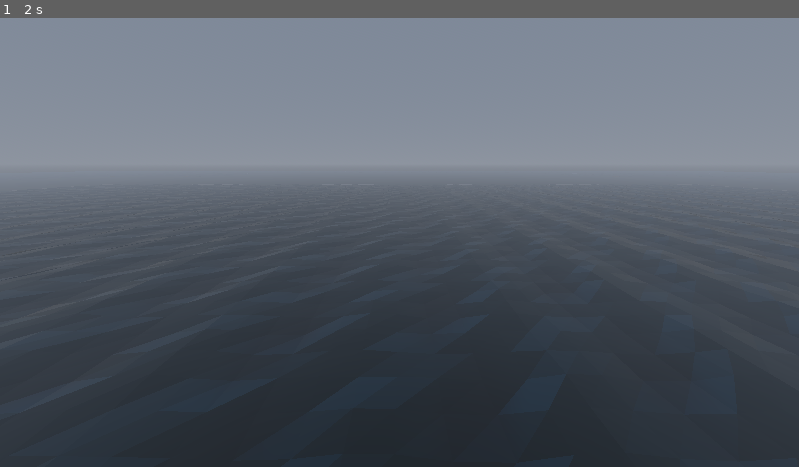
Above: before the commit, frame 1.
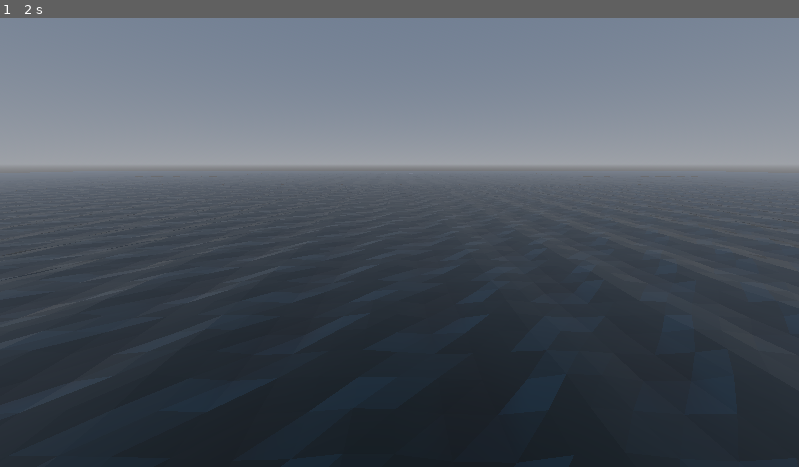
Above: after the commit, the same moment.

Repository: UrHighnez/ocean-simulation
Game: Godot game, scene res://world.tscn
Two runs of this game, one before a commit and one after it. Both use one fixed random seed, a clock stepped at 60 frames per second and the inputs below.
Inputs:
- Up to frame 1 (2 s): tap Enter at 0.5 s; tap Space at 1.25 s

The runs differ from the first frame. In frame 1, less than 0.1% of the frame differs, in the area x 2-98%, y 34-39%.

Commit message:
fix lod error

Diff:
--- a/water_low.tres
+++ b/water_low.tres
@@ -2,5 +2,5 @@
 
 [resource]
 size = Vector2(50, 50)
-subdivide_width = 19
-subdivide_depth = 19
+subdivide_width = 4
+subdivide_depth = 4
--- a/water_med.tres
+++ b/water_med.tres
@@ -2,5 +2,5 @@
 
 [resource]
 size = Vector2(50, 50)
-subdivide_width = 4
-subdivide_depth = 4
+subdivide_width = 19
+subdivide_depth = 19
--- a/world.tscn
+++ b/world.tscn
@@ -11,7 +11,8 @@
 background_mode = 2
 sky = SubResource("Sky_fj7yv")
 fog_enabled = true
-fog_sky_affect = 0.75
+fog_density = 0.005
+fog_aerial_perspective = 0.75
 
 [node name="World" type="Node3D" unique_id=1617718502]
 
